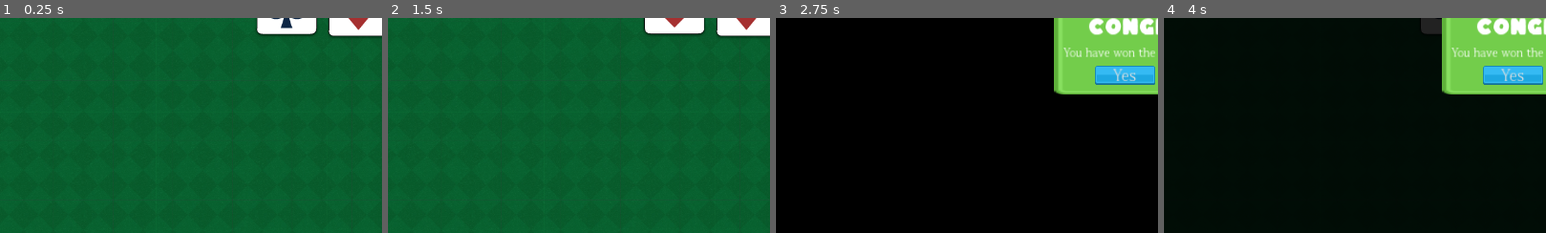
Above: before the commit, frames 1-4 (left to right).
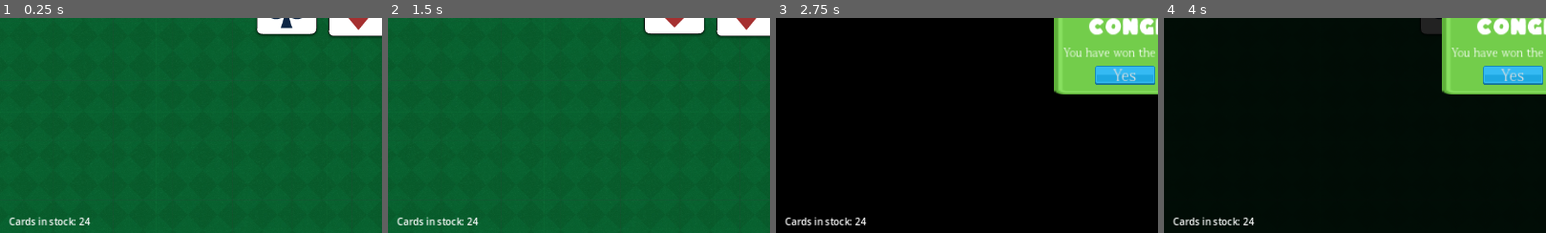
Above: after the commit, the same moments.

Repository: Taschi120/klondike
Game: Godot game, scene res://scenes/main_screen.tscn
Same seed, same stepped clock (60 frames per second), same inputs: the game is played once before the commit and once after it.
Inputs:
- Up to frame 1 (0.25 s): no input
- Up to frame 2 (1.5 s): click "Win" at 0.5 s; click "Yes" at 1.25 s
- Up to frame 3 (2.75 s): click "Win" at 2 s
- Up to frame 4 (4 s): click "Yes" at 2.75 s; click "Win" at 3.5 s
The pictures show only the part of the screen within x 0-50%, y 42-92%; the shares and areas given below are measured in that part.

The runs differ from the first frame. In frame 1, 0.5% of the frame differs, in the area x 2-24%, y 92-97%; in frame 2, 0.5%; in frame 3, 0.5%; in frame 4, 0.5%.

Commit message:
Finally fixed the double-draw glitch

Diff:
--- a/scenes/game/card.gd
+++ b/scenes/game/card.gd
@@ -106,7 +106,7 @@
 		+ " @ " + get_region_name() + ")"
 	return result
 
-func clickable():
+func clickable() -> bool:
 	match get_region():
 		Regions.DRAW:
 			return at_top
--- a/scenes/game/stock.gd
+++ b/scenes/game/stock.gd
@@ -45,5 +45,7 @@
 	if event is InputEventMouseButton \
 	and event.pressed \
 	and event.button_index == MOUSE_BUTTON_LEFT \
+	and get_tree().root.get_node("MainScreen").get_node("Selection").is_empty() \
 	and is_empty():
+		print("Stack empty")
 		needs_cycling.emit()
--- a/scenes/main_screen.gd
+++ b/scenes/main_screen.gd
@@ -27,6 +27,12 @@
 	$Discard
 ]
 
+# Stores the most recent frame on which a card was taken from the stock.
+# This is necessary to prevent accidentally picking up multiple cards
+# at once, as taking the top card will immediately trigger a click event
+# on the next one
+var last_draw_frame = 0
+
 func _ready() -> void:
 	start_game()
 
@@ -69,6 +75,11 @@
 		Regions.DRAW:
 			if not $Selection.is_empty():
 				return
+
+			var current_frame = Engine.get_process_frames()
+			if current_frame == last_draw_frame:
+				return
+			last_draw_frame = current_frame
 			var card = $Stock.take_top_card()
 			assert(card == _card)
 			print("Moving " + card.debug_string() + " from Stock to Discard")
@@ -211,6 +222,7 @@
 	return null
 
 func cycle_discard():
+	$Stock/Audio/Shuffle.play()
 	while not $Discard.is_empty():
 		var card = $Discard.take_top_card()
 		card.set_deferred("open", false)
--- a/scenes/ui/cheat_ui.gd
+++ b/scenes/ui/cheat_ui.gd
@@ -4,9 +4,14 @@
 
 signal win
 
+@onready var stock: Stock = get_tree().root.get_node("MainScreen/Stock")
+
 func _ready() -> void:
 	if OS.is_debug_build():
 		visible = true
 
+func _process(delta: float) -> void:
+	$CardsInStock.text = "Cards in stock: " + str(stock.size())
+
 func _on_win_button_pressed() -> void:
 	win.emit()
--- a/scenes/ui/cheat_ui.tscn
+++ b/scenes/ui/cheat_ui.tscn
@@ -19,4 +19,16 @@
 grow_vertical = 0
 text = "Win"
 
+[node name="CardsInStock" type="Label" parent="."]
+layout_mode = 1
+anchors_preset = 2
+anchor_top = 1.0
+anchor_bottom = 1.0
+offset_left = 15.0
+offset_top = 635.0
+offset_right = 62.0
+offset_bottom = 661.0
+grow_vertical = 0
+text = "aaaaa"
+
 [connection signal="pressed" from="WinButton" to="." method="_on_win_button_pressed"]
